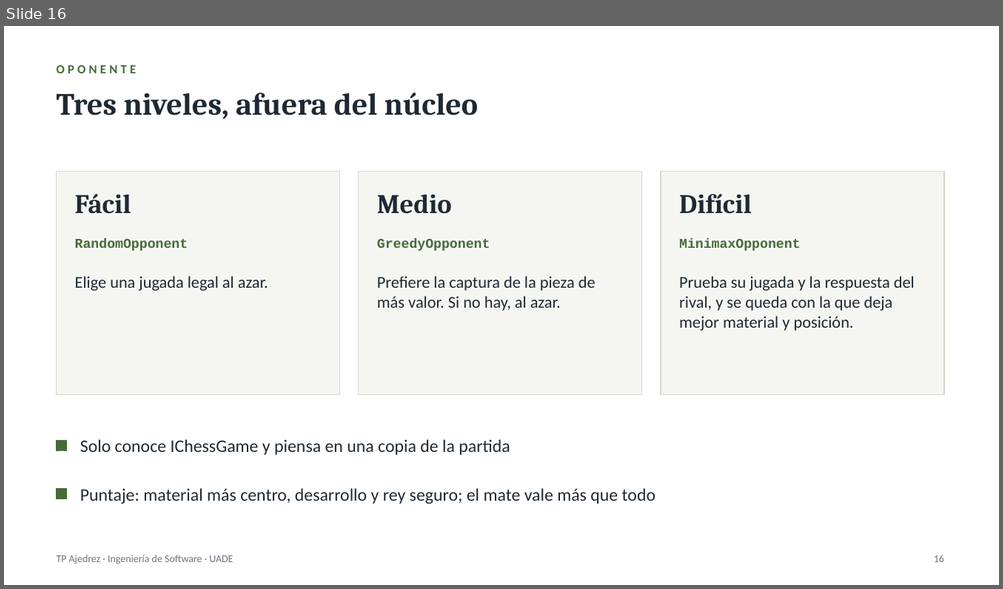
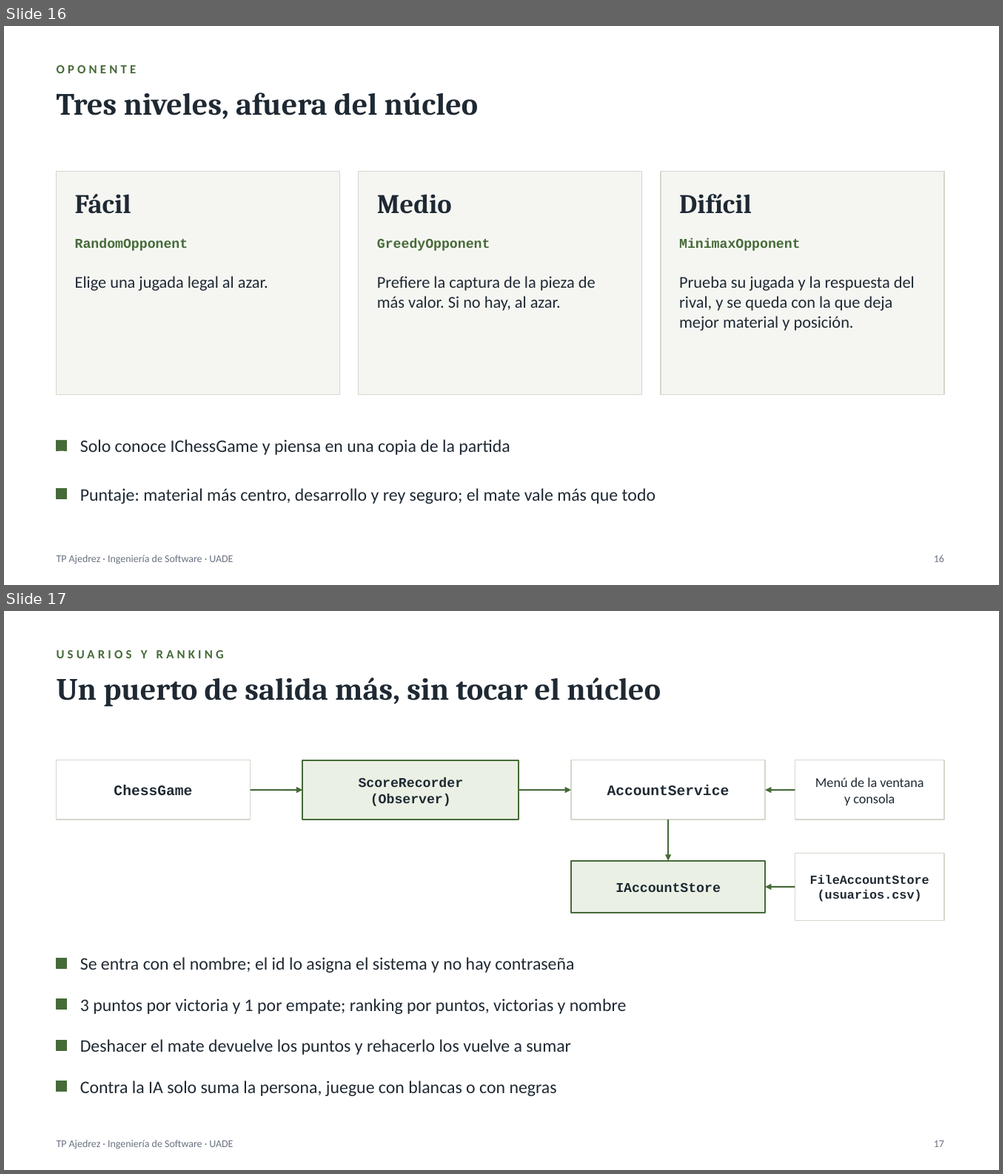
Before and after one commit to Ogstra/tp-ajedrez, a slide deck: docs/presentacion.pptx. Shown one above the other, each under a label of ours: slide 16 before the commit, slides 16 and 17 after it. The pictures are 1003x589 and 1003x1174 pixels, drawn with LibreOffice and Linux fonts; fonts in the diff are those of the drawing. Boxes give left, top, right and bottom in pixels: in the first picture for what was removed or moved away, otherwise in the second. Text is boxed around its words. In the diff, an @@ line names an element or a change of style, - is before the commit and + after.

Commit message:
La vista recibe la partida armada por GameBuilder, ventana adaptada al tamano del tablero y documentacion al dia

```diff
--- a/docs/presentacion.pptx
+++ b/docs/presentacion.pptx
@@ slide 17 added at box(4, 611, 999, 1170), background #FFFFFF @@
@@ text added at box(57, 650, 224, 658), 12 pt, text #466A38, bold @@
+USUARIOS Y RANKING
@@ text added at box(57, 678, 660, 706), 30 pt, text #1F2933, bold @@
+Un puerto de salida más, sin tocar el núcleo
@@ rectangle added at box(57, 760, 250, 820), fill #FFFFFF, outline #D4D8CC 1 pt @@
@@ rectangle added at box(302, 760, 519, 820), fill #EAF0E4, outline #466A38 1.5 pt @@
@@ rectangle added at box(571, 760, 765, 820), fill #FFFFFF, outline #D4D8CC 1 pt @@
@@ rectangle added at box(795, 760, 944, 820), fill #FFFFFF, outline #D4D8CC 1 pt @@
@@ text added at box(114, 785, 192, 796), 14 pt, text #1F2933, bold @@
+ChessGame
@@ text added at box(358, 777, 464, 806), 13 pt, text #1F2933, bold @@
+ScoreRecorder
+(Observer)
@@ text added at box(607, 785, 729, 796), 14 pt, text #1F2933, bold @@
+AccountService
@@ text added at box(815, 777, 923, 806), 13 pt, text #1F2933 @@
+Menú de la ventana
+y consola
@@ arrow added from (250, 790) to (302, 790), #466A38 1.5 pt @@
@@ arrow added from (519, 790) to (571, 790), #466A38 1.5 pt @@
@@ arrow added from (795, 790) to (765, 790), #466A38 1.5 pt @@
@@ arrow added from (668, 820) to (668, 861), #466A38 1.5 pt @@
@@ rectangle added at box(795, 854, 944, 920), fill #FFFFFF, outline #D4D8CC 1 pt @@
@@ rectangle added at box(571, 861, 765, 913), fill #EAF0E4, outline #466A38 1.5 pt @@
@@ text added at box(810, 875, 929, 902), 12 pt, text #1F2933, bold @@
+FileAccountStore
+(usuarios.csv)
@@ text added at box(615, 883, 720, 892), 13 pt, text #1F2933, bold @@
+IAccountStore
@@ arrow added from (795, 887) to (765, 887), #466A38 1.5 pt @@
@@ rectangle added at box(57, 959, 67, 969), fill #466A38, outline #466A38 0.5 pt @@
@@ text added at box(80, 957, 574, 973), 17 pt, text #1F2933 @@
+Se entra con el nombre; el id lo asigna el sistema y no hay contraseña
@@ rectangle added at box(57, 999, 67, 1010), fill #466A38, outline #466A38 0.5 pt @@
@@ text added at box(80, 999, 626, 1014), 17 pt, text #1F2933 @@
+3 puntos por victoria y 1 por empate; ranking por puntos, victorias y nombre
@@ rectangle added at box(57, 1040, 67, 1051), fill #466A38, outline #466A38 0.5 pt @@
@@ text added at box(80, 1039, 571, 1055), 17 pt, text #1F2933 @@
+Deshacer el mate devuelve los puntos y rehacerlo los vuelve a sumar
@@ rectangle added at box(57, 1081, 67, 1091), fill #466A38, outline #466A38 0.5 pt @@
@@ text added at box(80, 1081, 557, 1096), 17 pt, text #1F2933 @@
+Contra la IA solo suma la persona, juegue con blancas o con negras
@@ text added at box(57, 1140, 233, 1150), 10 pt, text #6B7280 @@
+TP Ajedrez · Ingeniería de Software · UADE
@@ text added at box(933, 1141, 944, 1147), 10 pt, text #6B7280 @@
+17
```
Also in this commit, not shown: 6 slides changed, 13 other files.
